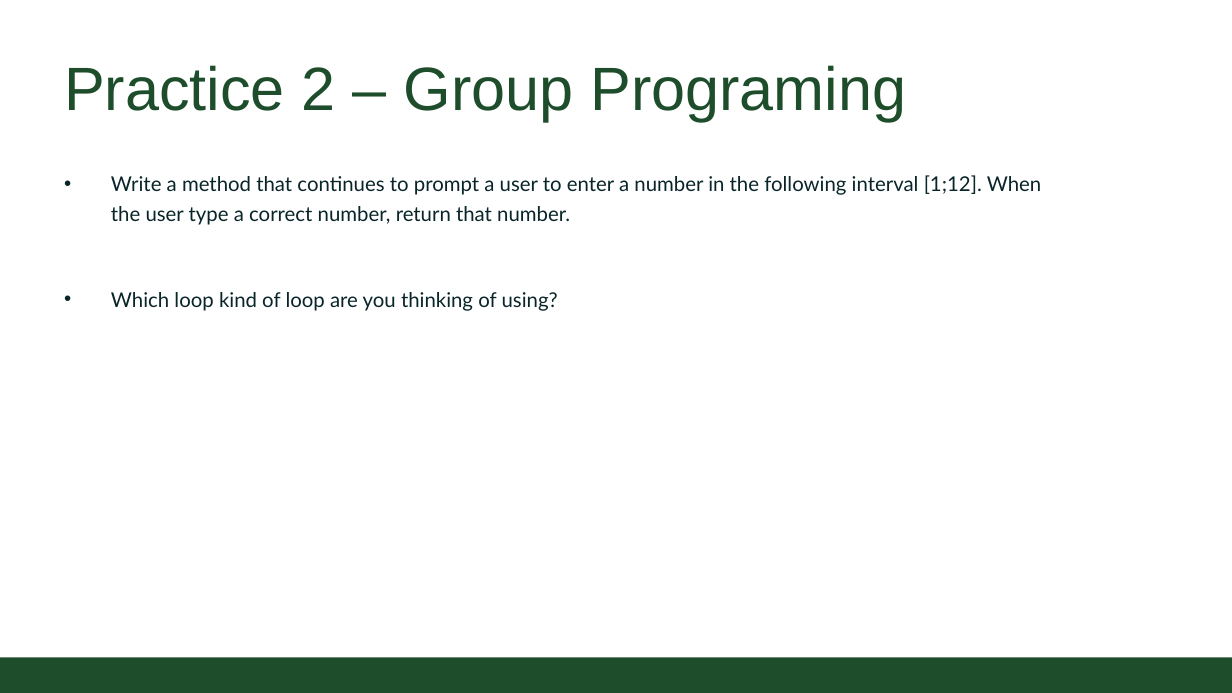
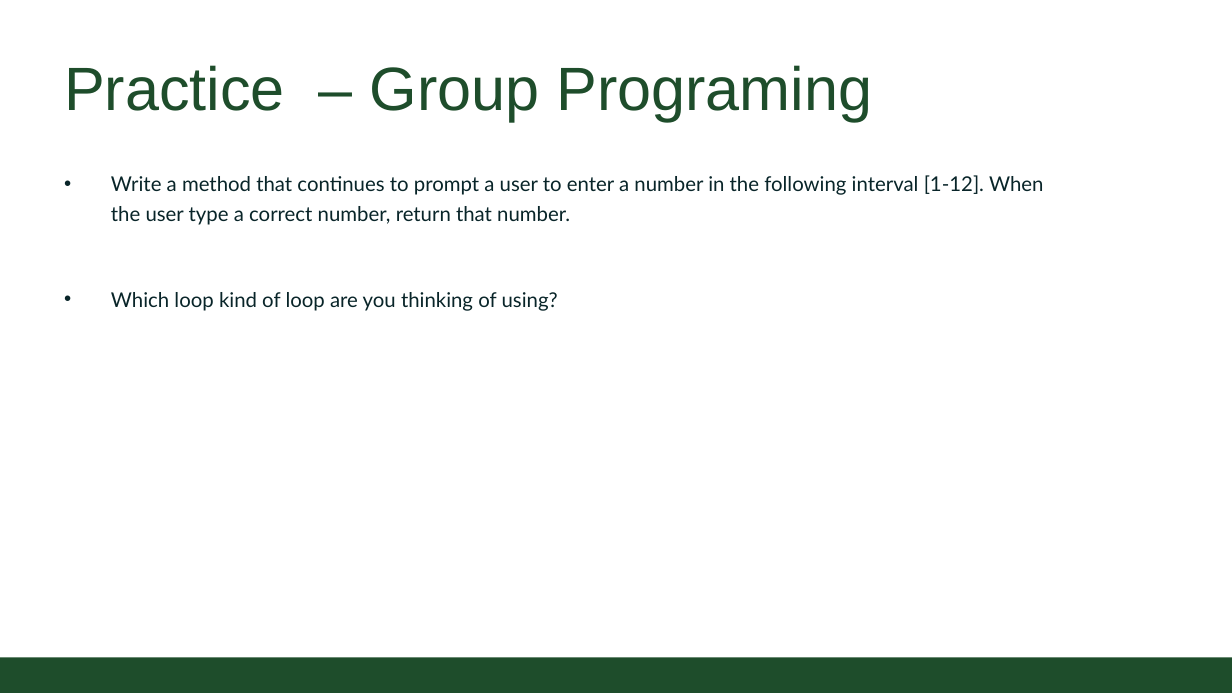
Before and after one commit to CSU-CompSci-CS163-4/Handouts, a slide deck: slide 9 of slides/On-Campus/06_02_MoreLoops.pptx (slide 10 before the commit). Drawn at 1232x693 pixels with LibreOffice and Linux fonts; fonts in the diff are those of the drawing; background and template pictures are left out. Boxes give left, top, right and bottom in pixels: in the first picture for what was removed or moved away, otherwise in the second. Text is boxed around its words. In the diff, an @@ line names an element or a change of style, - is before the commit and + after.

```diff
--- a/slides/On-Campus/06_02_MoreLoops.pptx
+++ b/slides/On-Campus/06_02_MoreLoops.pptx
@@ title at (x1=64, y1=65, x2=873, y2=121): text changed @@
-Practice 2 – Group Programing
+Practice – Group Programing
@@ text at (x1=111, y1=175, x2=1044, y2=225): text changed @@
-• Write a method that continues to prompt a user to enter a number in the following interval [1;12]. When the user type a correct number, return that number.
+• Write a method that continues to prompt a user to enter a number in the following interval [1-12]. When the user type a correct number, return that number.
```
Also in this commit, not shown: 4 other slides changed, 1 other file.
